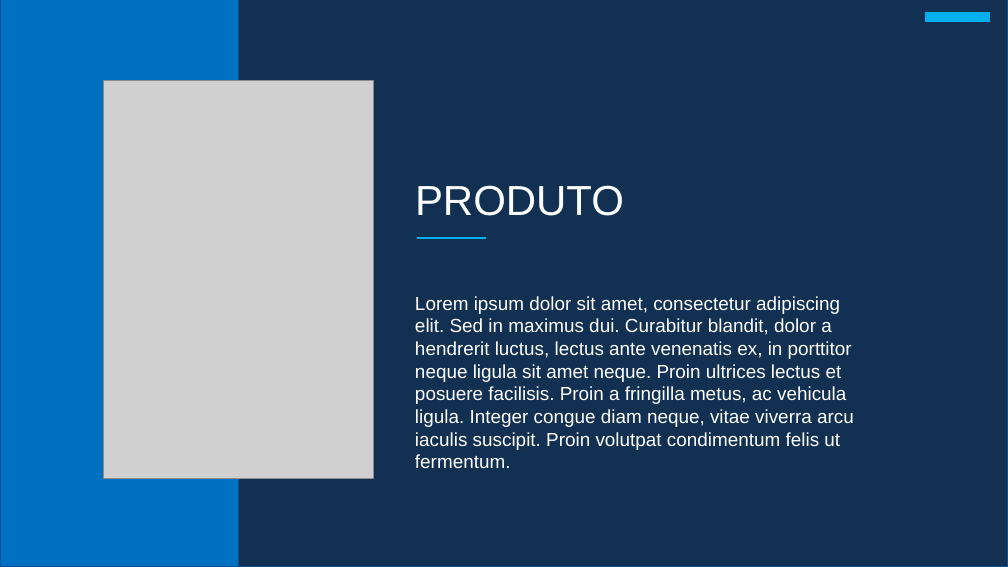
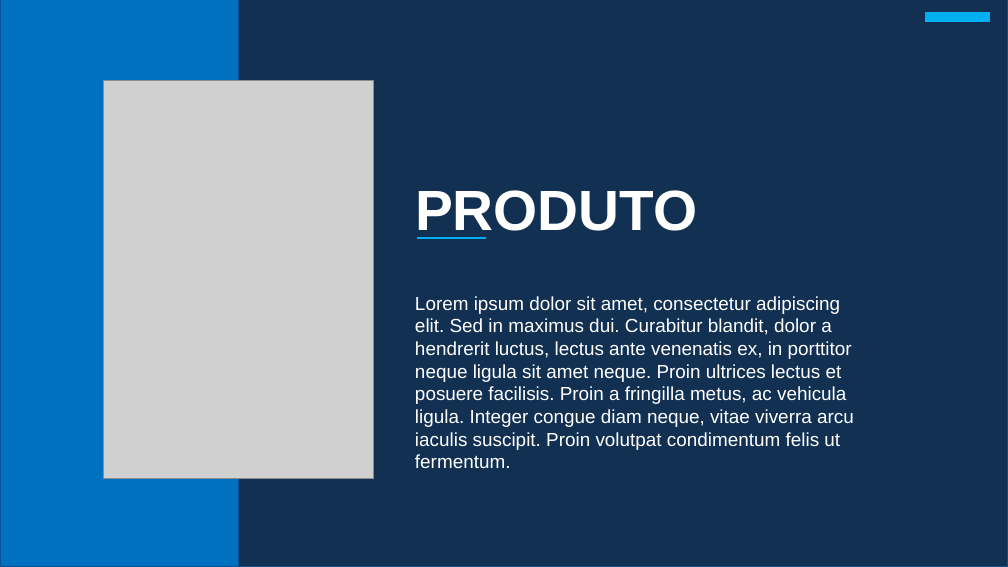
Before and after one commit to PedroRocha10/grupo-03-adsa-20201, a slide deck: slide 7 of documentacao/Pro Eagle apresentação.pptx (slide 6 before the commit). Drawn at 1008x567 pixels with LibreOffice and Linux fonts; fonts in the diff are those of the drawing; grey boxes stand for pictures. Boxes give left, top, right and bottom in pixels: in the first picture for what was removed or moved away, otherwise in the second. Text is boxed around its words. In the diff, an @@ line names an element or a change of style, - is before the commit and + after.

```diff
--- a/documentacao/Pro Eagle apresentação.pptx
+++ b/documentacao/Pro Eagle apresentação.pptx
@@ text "PRODUTO" at [415,190,697,239]: size 40 to 54 pt, bold on @@
```
Also in this commit, not shown: 1 other slide changed, 7 slides added, 1 other file.
